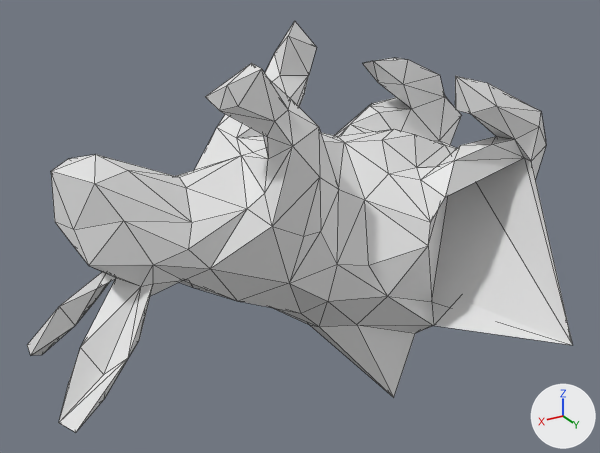
Two versions of the OBJ model mesh_cnn/datasets/random_walks/T73.obj, one commit apart.
Rendered twice from a camera (50 mm lens) standing at (1.102, 1.674, 0.804) and looking at (0.149, 0.087, 0.01). Arrows for +X, +Y and +Z are at lower right; the lights stay in place. Mesh edges are drawn as thin lines. Where no turn or scale is listed for an object, it has been applied to the vertices.

Names of what the first picture shows: 'T73'.
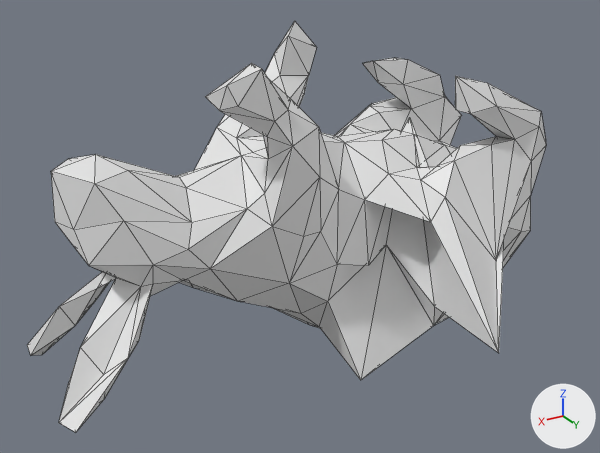
What changed in the scene script:
```text
Change me_t73:
    where me_t73.from_pydata(...)  # 252 vertices, 500 faces; spans x -0.668..0.788, y -0.282..0.575, z -0.497..0.461
    used by ob_t73; location = (0.0, 0.0, 0.0)
    me_t73 part 1
    me_t73.vertices[128].co: (-0.016, 0.23, -0.16) -> (-0.088, 0.121, -0.081)  # pixel (387, 296) -> pixel (386, 244)
    me_t73.vertices[133].co: (0.017, 0.15, -0.27) -> (0.094, 0.282, -0.337)  # pixel (356, 324) -> pixel (360, 380)
    me_t73.vertices[138].co: (-0.098, 0.273, -0.026) -> (-0.261, -0.027, 0.194)  # pixel (428, 245) -> pixel (409, 117)
    me_t73.vertices[147].co: (-0.218, 0.163, -0.262) -> (-0.145, 0.256, -0.212)  # pixel (431, 301) -> pixel (434, 306)
    me_t73.vertices[149].co: (-0.077, 0.199, -0.497) -> (-0.034, 0.059, -0.37)  # pixel (393, 397) -> not seen
    me_t73.vertices[161].co: (-0.415, -0.009, 0.088) -> (-0.04, 0.591, -0.138)  # pixel (455, 148) -> pixel (498, 353)
    me_t73.vertices[169].co: (-0.431, 0.234, 0.126) -> (-0.247, 0.353, -0.072)  # pixel (524, 157) -> pixel (496, 261)
    me_t73.vertices[194].co: (-0.292, 0.575, -0.206) -> (-0.344, 0.275, -0.03)  # pixel (572, 345) -> not seen
```

Location of each change, [x1, y1, x2, y2] in pixels of the pictures (600 x 453 px; the box of a moved part takes in the faces that stretch with it):
'T73', reshaped
    before: [27, 21, 573, 432]
    after: [27, 21, 546, 432]
part 1 of me_t73, moved or reshaped
    before: [310, 139, 573, 397]
    after: [311, 118, 531, 380]
